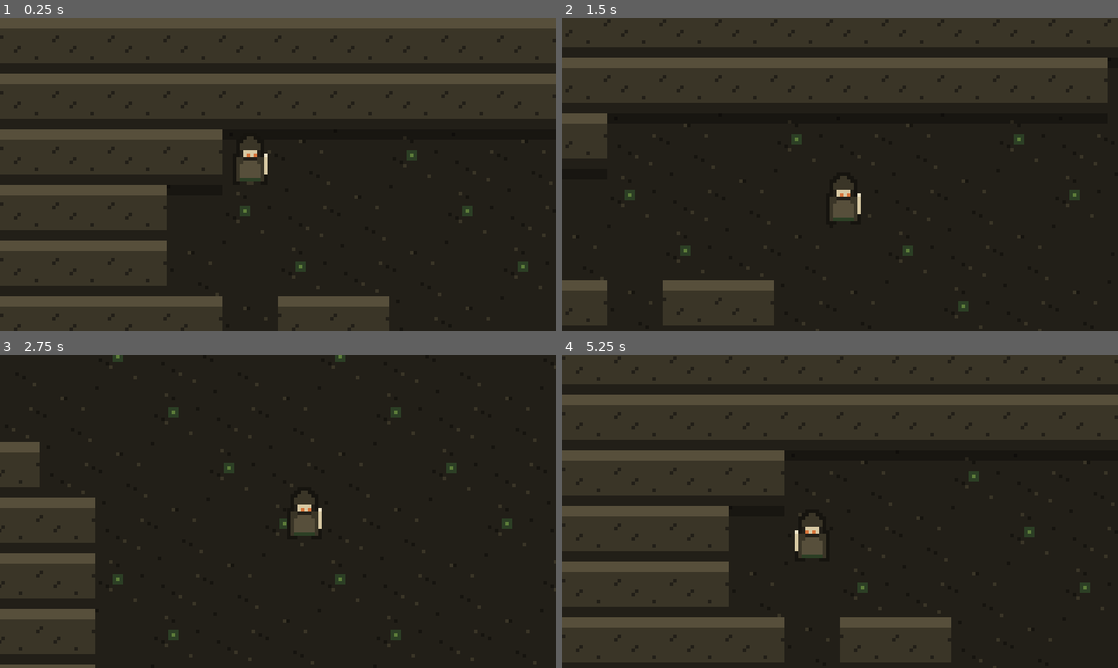
Above: before the commit, frames 1-4 (two rows, left to right).
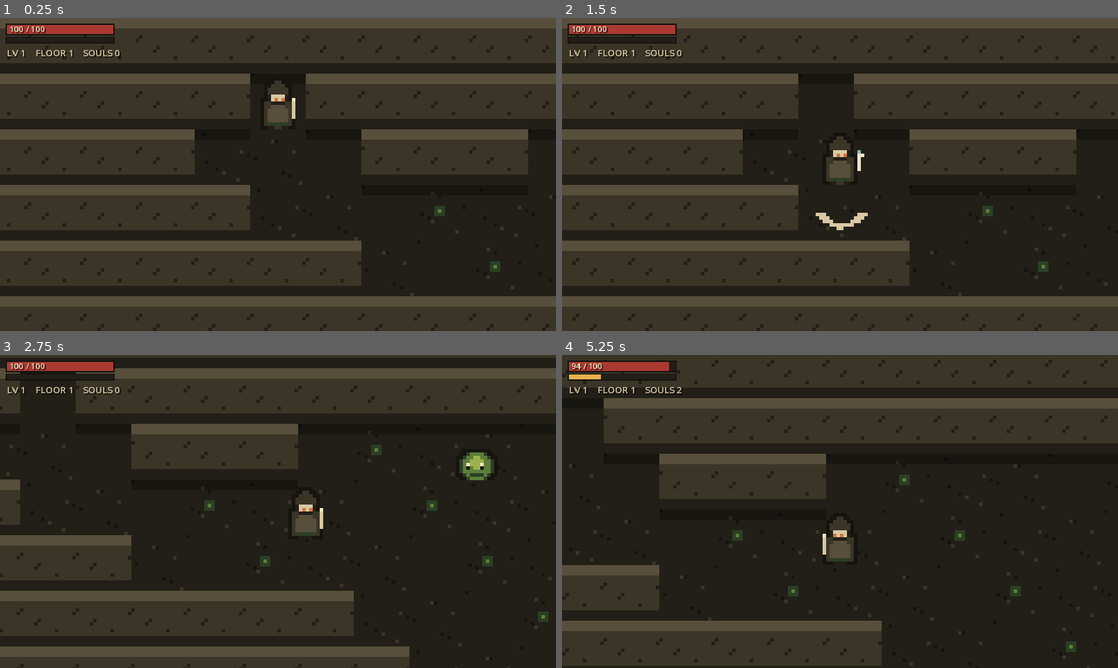
Above: after the commit, the same moments.

Repository: hxyng/driftlands
Game: Godot game, scene res://scenes/game.tscn
Same seed, same stepped clock (60 frames per second), same inputs: the game is played once before the commit and once after it.
Inputs (mouse positions are in pixels of both pictures, inside the frame that each line leads up to):
- Up to frame 1 (0.25 s): no input
- Up to frame 2 (1.5 s): tap Enter (confirm) at 0.5 s; move the mouse to (962, 158) at 0.52 s; hold D (move_right) 0.53-1.28 s; hold J (attack) 0.53-1.28 s; click (962, 158) at 0.67 s; tap Space at 0.77 s; move the mouse to (728, 190) at 1.27 s; hold S (move_down) from 1.28 s (still down); tap J (attack) at 1.35 s; click (728, 190) at 1.42 s
- Up to frame 3 (2.75 s): tap Space at 1.52 s; move the mouse to (333, 442) at 2.02 s; release S (move_down) at 2.03 s; hold D (move_right) from 2.03 s (still down); hold J (attack) from 2.03 s (still down); tap Enter (confirm) at 2.1 s; click (333, 442) at 2.17 s
- Up to frame 4 (5.25 s): move the mouse to (812, 574) at 2.77 s; release D (move_right) at 2.78 s; release J (attack) at 2.78 s; hold W (move_up) 2.78-3.53 s; tap K (dash) at 2.85 s; click (812, 574) at 2.92 s; tap Space at 3.02, 3.77, 4.52 s; tap J (attack) at 3.05, 4.55 s; move the mouse to (1006, 558) at 3.52 s; hold J (attack) 3.53-4.28 s; hold A (move_left) 3.53-5.03 s; tap E (interact) at 3.6 s; click (1006, 558) at 3.67 s; tap I (inventory) at 4.15 s; move the mouse to (673, 464) at 4.27 s; tap Shift at 4.35 s; click (673, 464) at 4.42 s; move the mouse to (867, 511) at 5.02 s; hold S (move_down) from 5.03 s (still down); hold J (attack) from 5.03 s (still down); tap Tab at 5.1 s; click (867, 511) at 5.17 s

The runs differ from the first frame. In frame 1, 6.9% of the frame differs, in the area x 1-100%, y 1-100%; in frame 2, 24%, in the area x 0-100%, y 0-99%; in frame 3, 14%; in frame 4, 10%.

Commit message:
feat(combat): monster A* chase AI, radial melee, knockback, hit flash, screen shake, floating damage numbers, slash/hit/poof FX, XP+souls on kill, floor progression via stairs, death/restart, in-run HUD

Diff:
--- /dev/null
+++ b/src/actors/enemy.gd
@@ -0,0 +1,129 @@
+class_name Enemy
+extends CharacterBody2D
+## A monster that hunts the player with A* pathfinding through the dungeon and
+## deals contact damage. Stats scale with floor depth. Reused for bosses with a
+## scaled-up configuration.
+
+signal died(enemy)
+
+var kind := "slime"
+var stats: Stats
+var health: Health
+var xp_reward := 0
+var soul_reward := 0
+var loot_chance := 0.1
+var contact_cd := 1.0
+var knock_strength := 40.0
+var radius := 5.0
+var is_boss := false
+
+var _level: Level
+var _sprite: Sprite2D
+var _anim: FrameAnimator
+var _path: Array[Vector2i] = []
+var _path_i := 0
+var _repath := 0.0
+var _contact := 0.0
+var _knockback := Vector2.ZERO
+var _flash := 0.0
+
+
+func configure(kind_name: String, floor_num: int, level: Level) -> void:
+	kind = kind_name
+	_level = level
+	var k := EnemyKinds.get_kind(kind_name)
+	var hp_value := float(k["hp"]) * (1.0 + floor_num * 0.25)
+	var atk_value := float(k["attack"]) * (1.0 + floor_num * 0.18)
+	stats = Stats.make(hp_value, atk_value, floor_num * 0.5, 0.03, 1.5, float(k["speed"]), 1, 0, 0)
+	xp_reward = int(k["xp"])
+	soul_reward = int(k["souls"])
+	loot_chance = float(k["loot"])
+	contact_cd = float(k["contact_cd"])
+	knock_strength = float(k["knock"])
+	radius = float(k["radius"])
+
+	_sprite = Sprite2D.new()
+	add_child(_sprite)
+	_anim = FrameAnimator.new()
+	add_child(_anim)
+	_anim.setup(_sprite, String(k["sprite"]))
+	_anim.play(String(k["anim"]))
+
+	health = Health.new()
+	add_child(health)
+	health.setup(hp_value)
+	health.died.connect(_on_died)
+
+	var col := CollisionShape2D.new()
+	var shape := CircleShape2D.new()
+	shape.radius = radius
+	col.shape = shape
+	add_child(col)
+	add_to_group("enemies")
+
+
+func boostf(scale: float) -> void:
+	# Used by bosses: multiply size/visual after configure.
+	_sprite.scale = Vector2(scale, scale)
+
+
+func receive_hit(damage: int, crit: bool, from_pos: Vector2) -> void:
+	if health == null or not health.is_alive():
+		return
+	health.take_damage(damage, crit, global_position)
+	_flash = 0.12
+	var away := (global_position - from_pos)
+	if away.length() < 0.01:
+		away = Vector2.RIGHT
+	_knockback = away.normalized() * knock_strength * (1.8 if crit else 1.0)
+	if _level:
+		_level.spawn_damage_number(global_position + Vector2(0, -radius - 4), damage, crit)
+		_level.spawn_effect("hit", global_position)
+
+
+func _physics_process(delta: float) -> void:
+	if _level == null or _level.player == null or not is_instance_valid(_level.player):
+		return
+	_contact = maxf(0.0, _contact - delta)
+	_flash = maxf(0.0, _flash - delta)
+	_sprite.modulate = Color(2.0, 1.4, 1.2) if _flash > 0.0 else Color.WHITE
+
+	var ppos: Vector2 = _level.player.global_position
+	var to_player := ppos - global_position
+	var desired := Vector2.ZERO
+
+	_repath -= delta
+	if _repath <= 0.0:
+		_repath = 0.35
+		var from := _level.dungeon.world_to_cell(global_position)
+		var to := _level.dungeon.world_to_cell(ppos)
+		_path = _level.dungeon.path(from, to)
+		_path_i = 0
+
+	if to_player.length() < 26.0:
+		desired = to_player.normalized()        # close enough: charge directly
+	elif _path.size() > 1:
+		while _path_i < _path.size() and global_position.distance_to(
+				_level.dungeon.cell_to_world_center(_path[_path_i])) < 4.0:
+			_path_i += 1
+		if _path_i < _path.size():
+			desired = (_level.dungeon.cell_to_world_center(_path[_path_i]) - global_position).normalized()
+	else:
+		desired = to_player.normalized()
+
+	_knockback = _knockback.move_toward(Vector2.ZERO, 260.0 * delta)
+	velocity = desired * stats.move_speed + _knockback
+	move_and_slide()
+	if absf(velocity.x) > 1.0:
+		_sprite.flip_h = velocity.x < 0.0
+
+	if to_player.length() < radius + 8.0 and _contact <= 0.0:
+		_contact = contact_cd
+		_level.enemy_hits_player(self)
+
+
+func _on_died() -> void:
+	died.emit(self)
+	if _level:
+		_level.spawn_effect("poof", global_position)
+	queue_free()
--- /dev/null
+++ b/src/actors/enemy_kinds.gd
@@ -0,0 +1,32 @@
+class_name EnemyKinds
+extends RefCounted
+## Data-driven monster roster. Base stats here are scaled by floor depth when an
+## enemy is spawned, so the same kinds stay relevant deeper in.
+
+const KINDS := {
+	"slime": {
+		"sprite": "slime", "anim": "move", "hp": 18.0, "attack": 6.0, "speed": 44.0,
+		"contact_cd": 0.9, "xp": 6, "souls": 2, "radius": 5.0, "knock": 42.0, "loot": 0.10,
+	},
+	"bat": {
+		"sprite": "bat", "anim": "fly", "hp": 10.0, "attack": 5.0, "speed": 72.0,
+		"contact_cd": 0.7, "xp": 7, "souls": 2, "radius": 4.0, "knock": 30.0, "loot": 0.10,
+	},
+	"skeleton": {
+		"sprite": "skeleton", "anim": "walk", "hp": 30.0, "attack": 10.0, "speed": 54.0,
+		"contact_cd": 1.0, "xp": 12, "souls": 4, "radius": 5.0, "knock": 56.0, "loot": 0.16,
+	},
+}
+
+
+static func get_kind(name: String) -> Dictionary:
+	return KINDS.get(name, KINDS["slime"])
+
+
+## Which kinds can spawn on a given floor (variety grows with depth).
+static func roster_for_floor(floor_num: int) -> Array:
+	if floor_num <= 1:
+		return ["slime"]
+	if floor_num <= 3:
+		return ["slime", "bat"]
+	return ["slime", "bat", "skeleton"]
--- a/src/actors/player.gd
+++ b/src/actors/player.gd
@@ -1,23 +1,52 @@
 class_name Player
 extends CharacterBody2D
-## The Drifter. Top-down movement with a follow camera; combat and stats are
-## layered on in later milestones.
+## The Drifter: movement, an arc melee attack, and the home of the run's state
+## (stats, health, progression, equipment, inventory). Combat resolution and FX
+## are delegated to the [Level].
 
-@export var speed := 80.0
+signal stats_changed
+signal died
 
-var facing := 1   # 1 = right, -1 = left
+const ATTACK_BASE_INTERVAL := 0.45
+const ATTACK_RANGE := 30.0
+const ATTACK_ARC_DOT := -1.0   # radial whirl: hits everything in range (swarm-friendly)
 
+var base_stats: Stats
+var stats: Stats
+var health: Health
+var progression := Progression.new()
+var equipment := Equipment.new()
+var inventory := Inventory.new()
+var run_souls := 0
+
+var aim := Vector2.RIGHT
+var facing := 1
+
+var _level: Level
 var _sprite: Sprite2D
 var _anim: FrameAnimator
+var _attack_cd := 0.0
+var _attacking := 0.0
+var _knockback := Vector2.ZERO
+var _flash := 0.0
 
 
-func _ready() -> void:
+func setup_run(level: Level) -> void:
+	_level = level
+	base_stats = Upgrades.apply_to(Stats.player_base(), Game.meta)
+	stats = base_stats.add(equipment.total_mods())
+
 	_sprite = Sprite2D.new()
 	add_child(_sprite)
 	_anim = FrameAnimator.new()
 	add_child(_anim)
 	_anim.setup(_sprite, "player")
 	_anim.play("idle")
+
+	health = Health.new()
+	add_child(health)
+	health.setup(stats.max_hp)
+	health.died.connect(func(): died.emit())
 
 	var col := CollisionShape2D.new()
 	var shape := CircleShape2D.new()
@@ -27,18 +56,70 @@
 	add_child(col)
 
 
-func _physics_process(_delta: float) -> void:
+func recompute_stats() -> void:
+	var prev_max := stats.max_hp if stats else 1.0
+	stats = base_stats.add(equipment.total_mods())
+	if health:
+		var gained := stats.max_hp - prev_max
+		health.max_hp = stats.max_hp
+		health.hp = clampf(health.hp + maxf(gained, 0.0), 1.0, stats.max_hp)
+	stats_changed.emit()
+
+
+func apply_boon(boon: Boon) -> void:
+	boon.apply(base_stats)
+	recompute_stats()
+
+
+func receive_hit(damage: int, crit: bool, from_pos: Vector2) -> void:
+	if health == null or health.invuln > 0.0 or not health.is_alive():
+		return
+	health.take_damage(damage, crit, global_position)
+	health.invuln = 0.45
+	_flash = 0.18
+	var away := global_position - from_pos
+	if away.length() < 0.01:
+		away = Vector2.LEFT
+	_knockback = away.normalized() * 130.0
+	if _level:
+		_level.spawn_damage_number(global_position + Vector2(0, -10), damage, crit)
+
+
+func _physics_process(delta: float) -> void:
+	_attack_cd = maxf(0.0, _attack_cd - delta)
+	_attacking = maxf(0.0, _attacking - delta)
+	_flash = maxf(0.0, _flash - delta)
+	_sprite.modulate = Color(2.2, 0.7, 0.6) if _flash > 0.0 else Color.WHITE
+
 	var dir := Input.get_vector("move_left", "move_right", "move_up", "move_down")
-	velocity = dir * speed
+	if dir.length() > 0.1:
+		aim = dir.normalized()
+		if dir.x < -0.1:
+			facing = -1
+		elif dir.x > 0.1:
+			facing = 1
+	_sprite.flip_h = facing < 0
+
+	_knockback = _knockback.move_toward(Vector2.ZERO, 320.0 * delta)
+	velocity = dir * (stats.move_speed if stats else 80.0) + _knockback
 	move_and_slide()
 
-	if dir.x < -0.1:
-		facing = -1
-	elif dir.x > 0.1:
-		facing = 1
-	_sprite.flip_h = facing < 0
+	if Input.is_action_pressed("attack") and _attack_cd <= 0.0:
+		_do_attack()
 
-	if dir.length() > 0.1:
+	if _attacking > 0.0:
+		_anim.play("attack")
+	elif dir.length() > 0.1:
 		_anim.play("walk")
 	else:
 		_anim.play("idle")
+
+
+func _do_attack() -> void:
+	_attack_cd = ATTACK_BASE_INTERVAL / maxf(0.35, stats.attack_speed)
+	_attacking = 0.18
+	_anim.restart("attack")
+	_knockback = aim * 70.0
+	if _level:
+		_level.player_attack(global_position, aim, stats, ATTACK_RANGE, ATTACK_ARC_DOT)
+		_level.spawn_effect("slash", global_position + aim * 12.0, aim.angle())
--- /dev/null
+++ b/src/combat/health.gd
@@ -0,0 +1,48 @@
+class_name Health
+extends Node
+## Hit points for any combatant. Emits [signal damaged] (with crit flag and the
+## world position) and [signal died]. Supports brief invulnerability windows so
+## the player isn't shredded by overlapping contacts.
+
+signal damaged(amount, crit, pos)
+signal healed(amount)
+signal died
+
+var max_hp := 10.0
+var hp := 10.0
+var invuln := 0.0
+
+
+func setup(maximum: float) -> void:
+	max_hp = maximum
+	hp = maximum
+
+
+func take_damage(amount: int, crit := false, pos := Vector2.ZERO) -> void:
+	if hp <= 0.0 or invuln > 0.0:
+		return
+	hp -= amount
+	damaged.emit(amount, crit, pos)
+	if hp <= 0.0:
+		hp = 0.0
+		died.emit()
+
+
+func heal(amount: float) -> void:
+	if hp <= 0.0:
+		return
+	hp = minf(max_hp, hp + amount)
+	healed.emit(amount)
+
+
+func ratio() -> float:
+	return clampf(hp / maxf(max_hp, 1.0), 0.0, 1.0)
+
+
+func is_alive() -> bool:
+	return hp > 0.0
+
+
+func _process(delta: float) -> void:
+	if invuln > 0.0:
+		invuln -= delta
--- /dev/null
+++ b/src/fx/damage_number.gd
@@ -0,0 +1,39 @@
+class_name DamageNumber
+extends Node2D
+## A floating combat number that drifts up and fades. Crits are bigger and gold.
+
+const LIFE := 0.7
+
+var _text := ""
+var _color := Color.WHITE
+var _life := 0.0
+var _font: Font
+var _drift := Vector2(0, -20)
+
+
+func setup(amount: int, crit := false) -> void:
+	_text = str(amount)
+	_color = Palette.GOLD if crit else Palette.BONE_LIT
+	scale = Vector2(1.4, 1.4) if crit else Vector2.ONE
+	_drift = Vector2(randf_range(-6, 6), -22)
+
+
+func _ready() -> void:
+	_font = ThemeDB.fallback_font
+	z_index = 100
+
+
+func _process(delta: float) -> void:
+	_life += delta
+	position += _drift * delta
+	modulate.a = clampf(1.0 - _life / LIFE, 0.0, 1.0)
+	queue_redraw()
+	if _life >= LIFE:
+		queue_free()
+
+
+func _draw() -> void:
+	var w := _font.get_string_size(_text, HORIZONTAL_ALIGNMENT_LEFT, -1, 8).x
+	draw_string(_font, Vector2(-w * 0.5, 0), _text, HORIZONTAL_ALIGNMENT_LEFT, -1, 8,
+			Color(0, 0, 0, modulate.a))  # shadow
+	draw_string(_font, Vector2(-w * 0.5, -1), _text, HORIZONTAL_ALIGNMENT_LEFT, -1, 8, _color)
--- /dev/null
+++ b/src/fx/effect.gd
@@ -0,0 +1,19 @@
+class_name Effect
+extends Node2D
+## A one-shot animated sprite (slash, hit spark, death poof) that frees itself
+## when the animation finishes.
+
+var _sprite: Sprite2D
+var _anim: FrameAnimator
+
+
+func play(sheet: String, rot := 0.0) -> void:
+	rotation = rot
+	z_index = 50
+	_sprite = Sprite2D.new()
+	add_child(_sprite)
+	_anim = FrameAnimator.new()
+	add_child(_anim)
+	_anim.setup(_sprite, sheet)
+	_anim.finished.connect(func(_a): queue_free())
+	_anim.play("play", false)
--- /dev/null
+++ b/src/fx/shaker.gd
@@ -0,0 +1,22 @@
+class_name Shaker
+extends Node
+## Trauma-based screen shake. Callers add trauma; the offset scales with its
+## square (so small hits barely nudge, big ones kick) and decays smoothly.
+
+@export var max_offset := 6.0
+@export var decay := 1.6
+
+var camera: Camera2D
+var _trauma := 0.0
+
+
+func add(amount: float) -> void:
+	_trauma = clampf(_trauma + amount * 0.1, 0.0, 1.0)
+
+
+func _process(delta: float) -> void:
+	if camera == null:
+		return
+	_trauma = maxf(0.0, _trauma - decay * delta)
+	var shake := _trauma * _trauma
+	camera.offset = Vector2(randf_range(-1.0, 1.0), randf_range(-1.0, 1.0)) * shake * max_offset
--- /dev/null
+++ b/src/ui/hud.gd
@@ -0,0 +1,42 @@
+class_name Hud
+extends Control
+## Minimal in-run HUD: health and XP bars plus level / floor / souls. Lives in a
+## CanvasLayer (screen space). A richer UI pass lands in the UI milestone.
+
+var player: Player
+var floor_number := 1
+
+var _font: Font
+
+
+func _ready() -> void:
+	_font = ThemeDB.fallback_font
+	set_anchors_preset(Control.PRESET_FULL_RECT)
+	mouse_filter = Control.MOUSE_FILTER_IGNORE
+
+
+func _process(_delta: float) -> void:
+	queue_redraw()
+
+
+func _draw() -> void:
+	if player == null or player.health == null or player.stats == null:
+		return
+	var bar_w := 92.0
+	_bar(Vector2(6, 6), bar_w, 8, player.health.ratio(), Palette.BLOOD, Palette.STONE_DARK)
+	_label(Vector2(8, 12), "%d / %d" % [roundi(player.health.hp), roundi(player.health.max_hp)], 7, Palette.BONE_LIT)
+	_bar(Vector2(6, 17), bar_w, 4, player.progression.xp_progress(), Palette.GOLD, Palette.STONE_DARK)
+	_label(Vector2(6, 33),
+		"LV %d    FLOOR %d    SOULS %d" % [player.progression.level, floor_number, player.run_souls],
+		8, Palette.BONE)
+
+
+func _bar(pos: Vector2, w: float, h: float, ratio: float, fill: Color, bg: Color) -> void:
+	draw_rect(Rect2(pos - Vector2.ONE, Vector2(w + 2, h + 2)), Palette.INK)
+	draw_rect(Rect2(pos, Vector2(w, h)), bg)
+	draw_rect(Rect2(pos, Vector2(w * clampf(ratio, 0, 1), h)), fill)
+
+
+func _label(pos: Vector2, text: String, size: int, color: Color) -> void:
+	draw_string(_font, pos + Vector2.ONE, text, HORIZONTAL_ALIGNMENT_LEFT, -1, size, Color(0, 0, 0, 0.7))
+	draw_string(_font, pos, text, HORIZONTAL_ALIGNMENT_LEFT, -1, size, color)
--- a/src/world/dungeon.gd
+++ b/src/world/dungeon.gd
@@ -20,6 +20,7 @@
 var dist_from_spawn: DistanceField
 
 var _generator := CellularAutomataGenerator.new()
+var _pathfinder := AStarPathfinder.new()
 
 
 func generate(w: int, h: int, level_seed: int, config: GenConfig = null) -> void:
@@ -79,6 +80,11 @@
 	return Vector2(width, height) * TILE
 
 
+## A* path of cells from one floor tile to another (empty if unreachable).
+func path(from: Vector2i, to: Vector2i) -> Array[Vector2i]:
+	return _pathfinder.find_path(grid, from, to, Cell.FLOOR)
+
+
 ## A random floor cell at least `min_distance` cells (by path) from the spawn —
 ## used to place enemies and loot away from where the player appears.
 func random_floor_far_from_spawn(rng: RandomNumberGenerator, min_distance: int) -> Vector2i:
--- a/src/world/level.gd
+++ b/src/world/level.gd
@@ -1,31 +1,48 @@
 class_name Level
 extends Node2D
-## Gameplay root: generate a floor, render it, build wall collision, and spawn
-## the player with a follow camera. Enemies, loot, and the floor loop arrive in
-## later milestones.
-
-@export var floor_number := 1
+## Gameplay orchestrator: generates floors, spawns the player and monsters,
+## resolves combat, spawns FX, advances floors at the stairs, and banks souls on
+## death. The hub every system plugs into.
+
 @export var floor_width := 64
 @export var floor_height := 40
 @export var camera_zoom := 3.0
 
+var floor_number := 1
 var dungeon: Dungeon
 var player: Player
+var enemies: Array[Enemy] = []
 
 var _renderer: TileRenderer
+var _walls: StaticBody2D
+var _camera: Camera2D
+var _shaker: Shaker
+var _hud: Hud
+var _rng := RandomNumberGenerator.new()
+var _transitioning := false
 
 
 func _ready() -> void:
+	_rng.randomize()
 	_generate()
 	_render_floor()
 	_build_wall_collision()
 	_spawn_player()
-
-
+	_spawn_enemies()
+	_build_hud()
+
+
+func _process(_delta: float) -> void:
+	if _transitioning or player == null or dungeon == null:
+		return
+	if dungeon.world_to_cell(player.global_position) == dungeon.exit:
+		_next_floor()
+
+
+# ---- Floor lifecycle -------------------------------------------------------
 func _generate() -> void:
 	dungeon = Dungeon.new()
-	var level_seed := int(Time.get_unix_time_from_system()) % 1000000
-	dungeon.generate(floor_width, floor_height, level_seed)
+	dungeon.generate(floor_width, floor_height, _rng.randi() % 1000000)
 
 
 func _render_floor() -> void:
@@ -34,12 +51,10 @@
 	add_child(_renderer)
 
 
-## Greedy row-runs: each horizontal span of wall cells becomes one rectangle
-## collider, so the whole floor collides with only a few dozen shapes.
 func _build_wall_collision() -> void:
-	var body := StaticBody2D.new()
-	body.name = "Walls"
-	add_child(body)
+	_walls = StaticBody2D.new()
+	_walls.name = "Walls"
+	add_child(_walls)
 	var t := Dungeon.TILE
 	for y in dungeon.height:
 		var x := 0
@@ -56,22 +71,145 @@
 			shape.size = Vector2(span * t, t)
 			col.shape = shape
 			col.position = Vector2((start + span * 0.5) * t, (y + 0.5) * t)
-			body.add_child(col)
+			_walls.add_child(col)
 
 
 func _spawn_player() -> void:
 	player = Player.new()
+	player.setup_run(self)
 	player.position = dungeon.cell_to_world_center(dungeon.spawn)
 	add_child(player)
-
-	var cam := Camera2D.new()
-	cam.zoom = Vector2(camera_zoom, camera_zoom)
-	cam.position_smoothing_enabled = true
-	cam.position_smoothing_speed = 9.0
+	player.progression.leveled_up.connect(_on_player_leveled)
+	player.died.connect(_on_player_died)
+
+	_camera = Camera2D.new()
+	_camera.zoom = Vector2(camera_zoom, camera_zoom)
+	_camera.position_smoothing_enabled = true
+	_camera.position_smoothing_speed = 9.0
+	_apply_camera_limits()
+	player.add_child(_camera)
+	_camera.make_current()
+
+	_shaker = Shaker.new()
+	_shaker.camera = _camera
+	add_child(_shaker)
+
+
+func _apply_camera_limits() -> void:
 	var t := Dungeon.TILE
-	cam.limit_left = 0
-	cam.limit_top = 0
-	cam.limit_right = dungeon.width * t
-	cam.limit_bottom = dungeon.height * t
-	player.add_child(cam)
-	cam.make_current()
+	_camera.limit_left = 0
+	_camera.limit_top = 0
+	_camera.limit_right = dungeon.width * t
+	_camera.limit_bottom = dungeon.height * t
+
+
+func _spawn_enemies() -> void:
+	var roster := EnemyKinds.roster_for_floor(floor_number)
+	var count := 6 + floor_number * 2
+	for _i in count:
+		var cell := dungeon.random_floor_far_from_spawn(_rng, 4)
+		var e := Enemy.new()
+		e.configure(roster[_rng.randi_range(0, roster.size() - 1)], floor_number, self)
+		e.position = dungeon.cell_to_world_center(cell)
+		e.died.connect(_on_enemy_died)
+		add_child(e)
+		enemies.append(e)
+
+
+func _next_floor() -> void:
+	_transitioning = true
+	floor_number += 1
+	for e in enemies:
+		if is_instance_valid(e):
+			e.queue_free()
+	enemies.clear()
+	if is_instance_valid(_renderer):
+		_renderer.queue_free()
+	if is_instance_valid(_walls):
+		_walls.queue_free()
+
+	_generate()
+	_render_floor()
+	_build_wall_collision()
+	player.global_position = dungeon.cell_to_world_center(dungeon.spawn)
+	_apply_camera_limits()
+	_spawn_enemies()
+	if _hud:
+		_hud.floor_number = floor_number
+	_shaker.add(3.0)
+	_transitioning = false
+
+
+func _build_hud() -> void:
+	var layer := CanvasLayer.new()
+	layer.layer = 10
+	add_child(layer)
+	_hud = Hud.new()
+	_hud.player = player
+	_hud.floor_number = floor_number
+	layer.add_child(_hud)
+
+
+# ---- Combat API (called by actors) -----------------------------------------
+func player_attack(origin: Vector2, aim: Vector2, attacker: Stats, attack_range: float, arc_dot: float) -> void:
+	var hit := false
+	for e in enemies.duplicate():
+		if not is_instance_valid(e):
+			continue
+		var to: Vector2 = e.global_position - origin
+		var d := to.length()
+		if d <= attack_range and (d < 1.0 or aim.dot(to / d) >= arc_dot):
+			var res := Combat.resolve(attacker, e.stats, _rng, true)
+			e.receive_hit(res["damage"], res["crit"], origin)
+			hit = true
+	if hit:
+		_shaker.add(2.0)
+
+
+func enemy_hits_player(e: Enemy) -> void:
+	if player == null:
+		return
+	var res := Combat.resolve(e.stats, player.stats, _rng, false)
+	player.receive_hit(res["damage"], res["crit"], e.global_position)
+	_shaker.add(3.0)
+
+
+func spawn_damage_number(pos: Vector2, amount: int, crit: bool) -> void:
+	var dn := DamageNumber.new()
+	dn.setup(amount, crit)
+	add_child(dn)
+	dn.global_position = pos
+
+
+func spawn_effect(sheet: String, pos: Vector2, rot := 0.0) -> void:
+	var fx := Effect.new()
+	add_child(fx)
+	fx.global_position = pos
+	fx.play(sheet, rot)
+
+
+func shake(amount: float) -> void:
+	if _shaker:
+		_shaker.add(amount)
+
+
+# ---- Reward / lifecycle hooks ----------------------------------------------
+func _on_enemy_died(e: Enemy) -> void:
+	enemies.erase(e)
+	player.run_souls += e.soul_reward
+	player.progression.add_xp(e.xp_reward)
+
+
+func _on_player_leveled(_level_num: int) -> void:
+	if player.health:
+		player.health.heal(player.health.max_hp * 0.25)
+	_shaker.add(1.5)
+
+
+func _on_player_died() -> void:
+	Game.meta.souls += player.run_souls
+	Game.meta.best_floor = maxi(Game.meta.best_floor, floor_number)
+	Game.meta.total_runs += 1
+	Game.save_meta()
+	await get_tree().create_timer(1.3).timeout
+	get_tree().reload_current_scene()
Binary file changed: screenshots/preview.png
